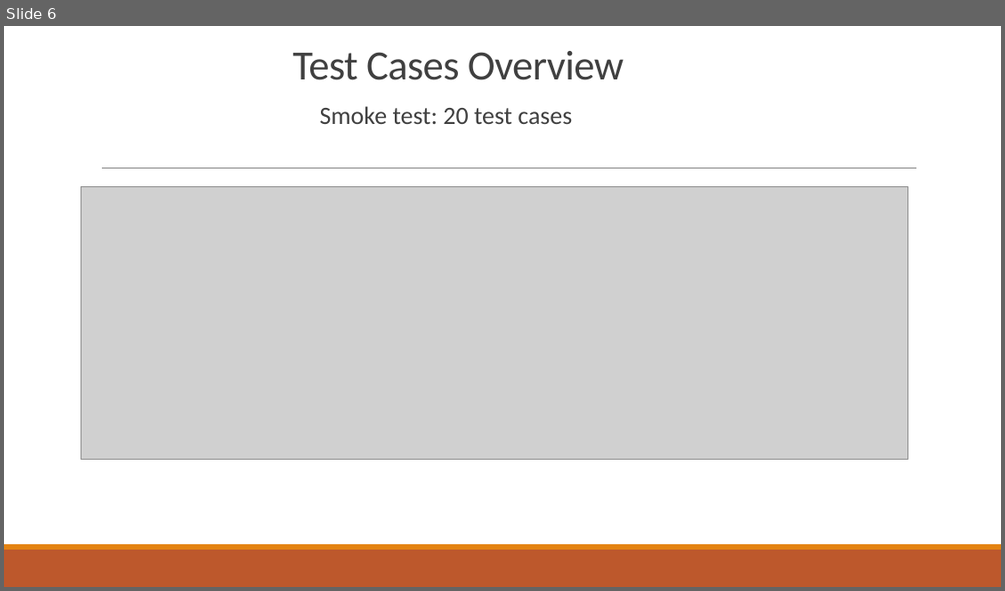
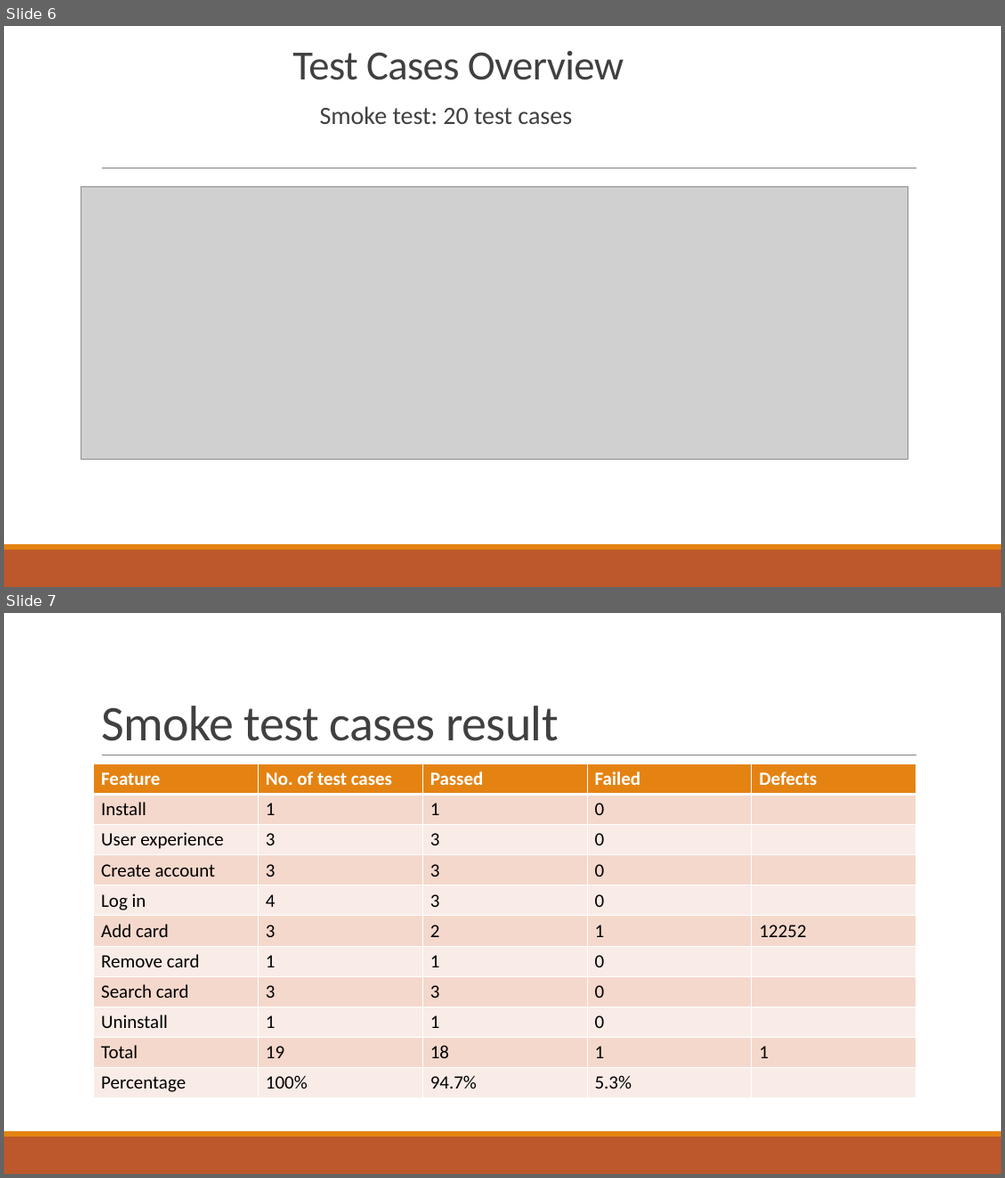
Before and after one commit to corinaradu/siit-testing, a slide deck: final-project/virtual-cards.pptx. Shown one above the other, each under a label of ours: slide 6 before the commit, slides 6 and 7 after it. The pictures are 1005x591 and 1005x1178 pixels, drawn with LibreOffice and Linux fonts; fonts in the diff are those of the drawing; grey boxes stand for pictures. Boxes give left, top, right and bottom in pixels: in the first picture for what was removed or moved away, otherwise in the second. Text is boxed around its words. In the diff, an @@ line names an element or a change of style, - is before the commit and + after.

```diff
--- a/final-project/virtual-cards.pptx
+++ b/final-project/virtual-cards.pptx
@@ slide 7 added at (x1=4, y1=613, x2=1001, y2=1174), background #FFFFFF; not listed: 3 template elements that a slide beside it also shows @@
@@ title added at (x1=101, y1=706, x2=558, y2=741), 48 pt, text #404040 @@
+Smoke test cases result
@@ table added at (x1=94, y1=764, x2=916, y2=1097), 11 rows, 5 columns @@
+Feature | No. of test cases | Passed | Failed | Defects
+Install | 1 | 1 | 0 | 
+User experience | 3 | 3 | 0 | 
+Create account | 3 | 3 | 0 | 
+Log in | 4 | 3 | 0 | 
+Add card | 3 | 2 | 1 | 12252
+Remove card | 1 | 1 | 0 | 
+Search card | 3 | 3 | 0 | 
+Uninstall | 1 | 1 | 0 | 
+Total | 19 | 18 | 1 | 1
+Percentage | 100% | 94.7% | 5.3% | 
```
Also in this commit, not shown: 2 slides changed, 2 other slides added, 55 other files.
